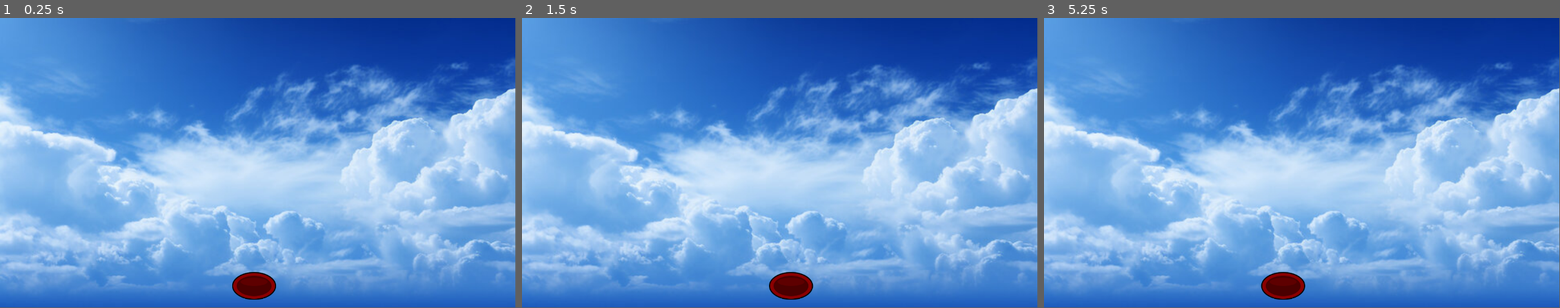
Above: before the commit, frames 1-3 (left to right).
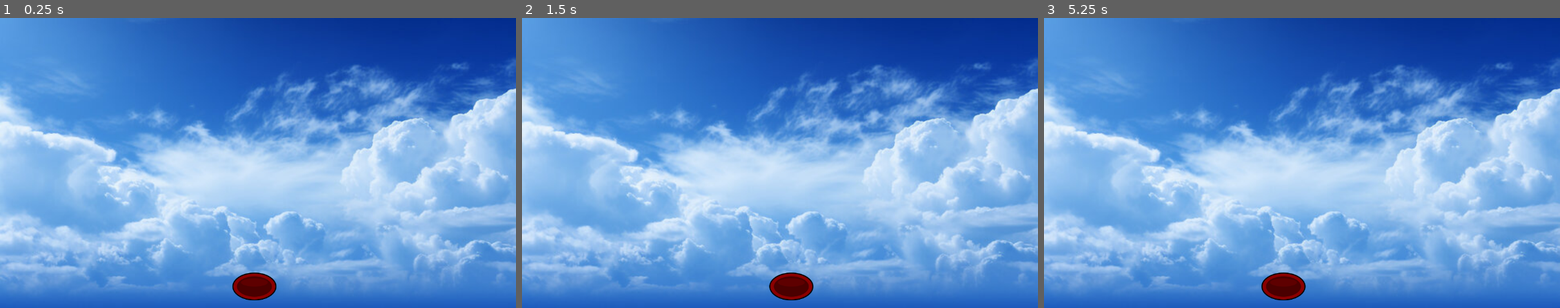
Above: after the commit, the same moments.

Repository: MustafaBioS/Foodie
Game: Godot game, scene res://Scenes/game.tscn
The game is run twice, just before and just after one commit, with the same random seed, the same clock (stepped at 60 frames per second) and the same inputs.
Inputs:
- Up to frame 1 (0.25 s): no input
- Up to frame 2 (1.5 s): tap Enter (ui_accept) at 0.5, 0.77, 1.25 s; hold Right from 0.53 s (still down); tap A (a) at 0.6 s; tap D (d) at 0.8, 1.35 s
- Up to frame 3 (5.25 s): tap Enter (ui_accept) at 1.52, 2, 2.75, 3.02, 3.5, 3.77, 4.25, 4.52 s; tap A (a) at 1.55, 2.1, 3.05, 4.55, 5.1 s; release Right at 2.03 s; hold Left 2.03-2.78 s; tap D (d) at 2.3, 2.85, 3.8 s; hold Right 2.78-4.28 s; tap Alt at 3.6 s; hold Left 4.28-5.03 s; tap Shift at 4.35 s; hold Right from 5.03 s (still down)
In our replay, the window is 799x449 before the commit and 800x450 after it. These sizes can differ from the game's own. Grey fills any space a smaller window leaves; there, only what the larger window draws over its background counts as a difference.

The runs differ from the first frame. In frame 1, 0.5% of the frame differs, in the area x 8-100%, y 0-98%; in frame 2, 0.5%; in frame 3, 0.5%.

Commit message:
Spawning functionality

Diff:
--- /dev/null
+++ b/Scenes/burger.tscn
@@ -0,0 +1,15 @@
+[gd_scene load_steps=3 format=3 uid="uid://btcdwmikwtvf5"]
+
+[ext_resource type="Texture2D" uid="uid://bwi3y6ih2jmhp" path="res://Assets/burger.png" id="1_ys118"]
+
+[sub_resource type="CircleShape2D" id="CircleShape2D_je8qv"]
+radius = 24.0
+
+[node name="Burger" type="StaticBody2D"]
+
+[node name="Sprite2D" type="Sprite2D" parent="."]
+scale = Vector2(0.1, 0.1)
+texture = ExtResource("1_ys118")
+
+[node name="CollisionShape2D" type="CollisionShape2D" parent="."]
+shape = SubResource("CircleShape2D_je8qv")
--- /dev/null
+++ b/Scenes/cola.tscn
@@ -0,0 +1,17 @@
+[gd_scene load_steps=3 format=3 uid="uid://d0qr6nn4cao2s"]
+
+[ext_resource type="Texture2D" uid="uid://c3ip1krjxv2iy" path="res://Assets/Coca-cola-can.png" id="1_c3vx7"]
+
+[sub_resource type="CapsuleShape2D" id="CapsuleShape2D_mdeqi"]
+radius = 12.0
+height = 40.0
+
+[node name="Fries" type="StaticBody2D"]
+
+[node name="Sprite2D" type="Sprite2D" parent="."]
+scale = Vector2(0.1, 0.1)
+texture = ExtResource("1_c3vx7")
+
+[node name="CollisionShape2D" type="CollisionShape2D" parent="."]
+position = Vector2(0, 1)
+shape = SubResource("CapsuleShape2D_mdeqi")
--- /dev/null
+++ b/Scenes/food_spawner.tscn
@@ -0,0 +1,36 @@
+[gd_scene load_steps=2 format=3 uid="uid://bxosg7ffn6uwf"]
+
+[ext_resource type="Script" uid="uid://bsrisvv840ffd" path="res://Scripts/food_spawner.gd" id="1_4trwk"]
+
+[node name="FoodSpawner" type="Node2D"]
+script = ExtResource("1_4trwk")
+
+[node name="Spawner" type="Node2D" parent="."]
+
+[node name="Marker2D" type="Marker2D" parent="Spawner"]
+
+[node name="Marker2D2" type="Marker2D" parent="Spawner"]
+
+[node name="Marker2D3" type="Marker2D" parent="Spawner"]
+
+[node name="Marker2D4" type="Marker2D" parent="Spawner"]
+
+[node name="Marker2D5" type="Marker2D" parent="Spawner"]
+
+[node name="Marker2D6" type="Marker2D" parent="Spawner"]
+
+[node name="Marker2D7" type="Marker2D" parent="Spawner"]
+
+[node name="Marker2D8" type="Marker2D" parent="Spawner"]
+
+[node name="Marker2D9" type="Marker2D" parent="Spawner"]
+
+[node name="Marker2D10" type="Marker2D" parent="Spawner"]
+
+[node name="Marker2D11" type="Marker2D" parent="Spawner"]
+
+[node name="Marker2D12" type="Marker2D" parent="Spawner"]
+
+[node name="Timer" type="Timer" parent="."]
+
+[connection signal="timeout" from="Timer" to="." method="_on_timer_timeout"]
--- /dev/null
+++ b/Scenes/fries.tscn
@@ -0,0 +1,15 @@
+[gd_scene load_steps=3 format=3 uid="uid://bp3o4t3uetd2i"]
+
+[ext_resource type="Texture2D" uid="uid://cx0vslelrxaag" path="res://Assets/fries.png" id="1_j4egf"]
+
+[sub_resource type="CircleShape2D" id="CircleShape2D_je8qv"]
+radius = 24.0
+
+[node name="Fries" type="StaticBody2D"]
+
+[node name="Sprite2D" type="Sprite2D" parent="."]
+scale = Vector2(0.1, 0.1)
+texture = ExtResource("1_j4egf")
+
+[node name="CollisionShape2D" type="CollisionShape2D" parent="."]
+shape = SubResource("CircleShape2D_je8qv")
--- a/Scenes/game.tscn
+++ b/Scenes/game.tscn
@@ -1,7 +1,10 @@
-[gd_scene load_steps=3 format=3 uid="uid://bgi0cvx1dn6lr"]
+[gd_scene load_steps=4 format=3 uid="uid://bgi0cvx1dn6lr"]
 
 [ext_resource type="Texture2D" uid="uid://bjcw4wqe7gsth" path="res://Assets/360_F_637915894_xioRfH3tMwJ7EopQqoGCe5dkzjPYMJLx.jpg" id="1_ebmjs"]
 [ext_resource type="PackedScene" uid="uid://yowhdiynfomj" path="res://Scenes/player.tscn" id="2_qxrlw"]
+
+[sub_resource type="RectangleShape2D" id="RectangleShape2D_qxrlw"]
+size = Vector2(43, 651)
 
 [node name="Game" type="Node2D"]
 
@@ -16,3 +19,16 @@
 
 [node name="Camera2D" type="Camera2D" parent="."]
 position = Vector2(576, 324)
+
+[node name="Left" type="StaticBody2D" parent="."]
+
+[node name="CollisionShape2D" type="CollisionShape2D" parent="Left"]
+position = Vector2(-22, 324)
+shape = SubResource("RectangleShape2D_qxrlw")
+
+[node name="Right" type="StaticBody2D" parent="."]
+position = Vector2(1197, 0)
+
+[node name="CollisionShape2D" type="CollisionShape2D" parent="Right"]
+position = Vector2(-23, 324)
+shape = SubResource("RectangleShape2D_qxrlw")
--- /dev/null
+++ b/Scripts/food_spawner.gd
@@ -0,0 +1,30 @@
+extends Node2D
+
+@onready var spawner_pos = $Spawner
+var burgerS = preload("uid://btcdwmikwtvf5")
+var friesS = preload("uid://bp3o4t3uetd2i")
+var colaS = preload("uid://d0qr6nn4cao2s")
+@onready var time = $Timer
+
+func _ready() -> void:
+	randomize()
+
+func _process(delta: float) -> void:
+	time.wait_time = 1.0
+
+func spawn() -> void:
+	if spawner_pos.get_child_count() == 0:
+		return
+
+	var spawn_points = spawner_pos.get_children()
+	var spawn_index = randi() % spawn_points.size()
+
+	var food_scenes = [burgerS, friesS, colaS]
+	var chosen_scene = food_scenes[randi() % food_scenes.size()]
+
+	var food = chosen_scene.instantiate()
+	food.global_position = spawn_points[spawn_index].global_position
+	add_child(food)
+
+func _on_timer_timeout() -> void:
+	spawn()
--- a/project.godot
+++ b/project.godot
@@ -14,6 +14,10 @@
 run/main_scene="uid://bgi0cvx1dn6lr"
 config/features=PackedStringArray("4.5", "Mobile")
 config/icon="res://icon.svg"
+
+[display]
+
+window/stretch/mode="viewport"
 
 [editor_plugins]
 
Not shown, added: Assets/Coca-cola-can.png.import
Binary file added: Assets/burger.png
Not shown, added: Assets/burger.png.import
Binary file added: Assets/fries.png
Not shown, added: Assets/fries.png.import
Not shown, added: Scripts/food_spawner.gd.uid
